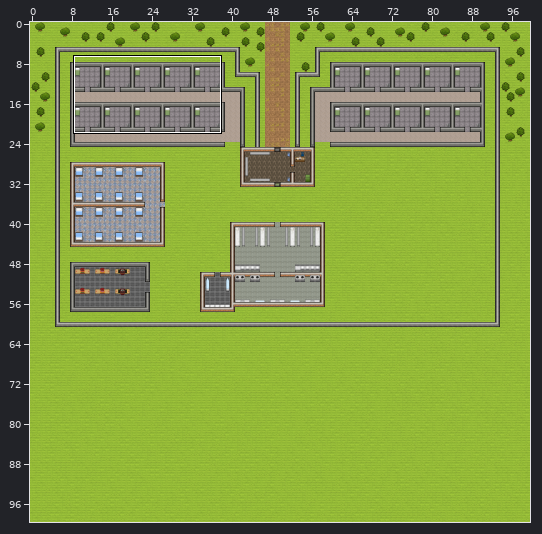
Tiled map: Map/Map(good).tmx. Above, an overview of the earlier version with the close-up marked.
Close-up. Before the commit:
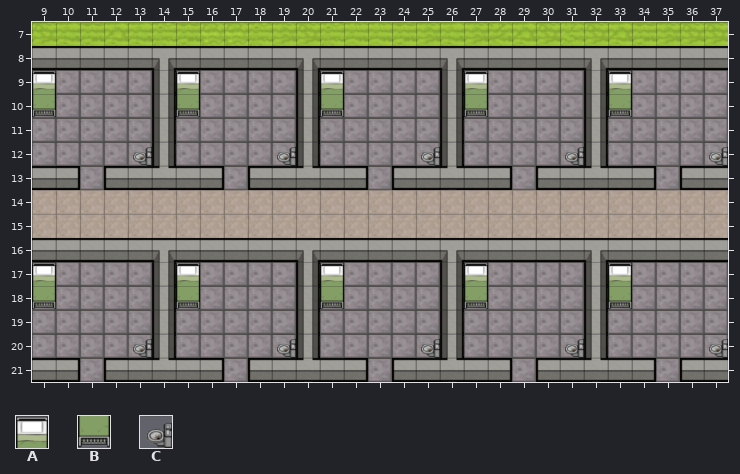
Cells are 32x32 px. Shown: x 9..37, y 7..21. The commit also changed other parts of the map, which this record leaves out.
Key: from "Tileset": A 1120, B 1152, C 1186.
_ is an empty cell.
Layers that did not change in this view are not listed.
Layer "Objects" before, first column x 9:
 7 _____________________________
 8 _____________________________
 9 A_____A_____A_____A_____A____
10 B_____B_____B_____B_____B____
11 _____________________________
12 ____C_____C_____C_____C_____C
13 _____________________________
14 _____________________________
15 _____________________________
16 _____________________________
17 A_____A_____A_____A_____A____
18 B_____B_____B_____B_____B____
19 _____________________________
20 ____C_____C_____C_____C_____C
21 _____________________________
After:
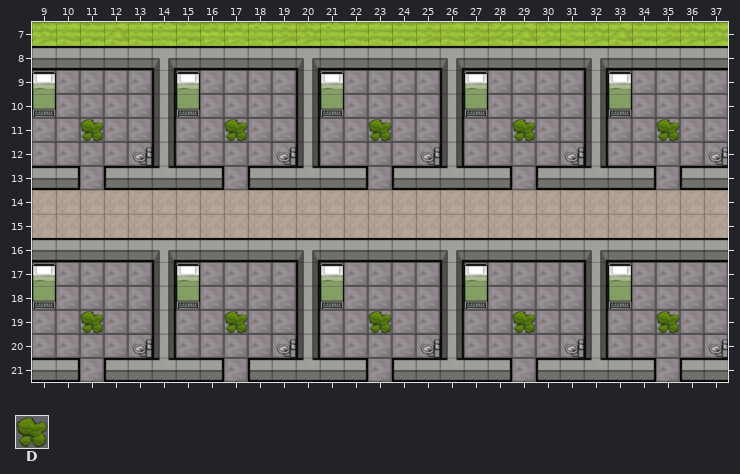
Further tiles: from "Tileset": D 11.
Edits made:
Changed rows in their new state; . is an unchanged cell.
Layer "Objects":
first column x 11:
11 D.....D.....D.....D.....D
first column x 11:
19 D.....D.....D.....D.....D
